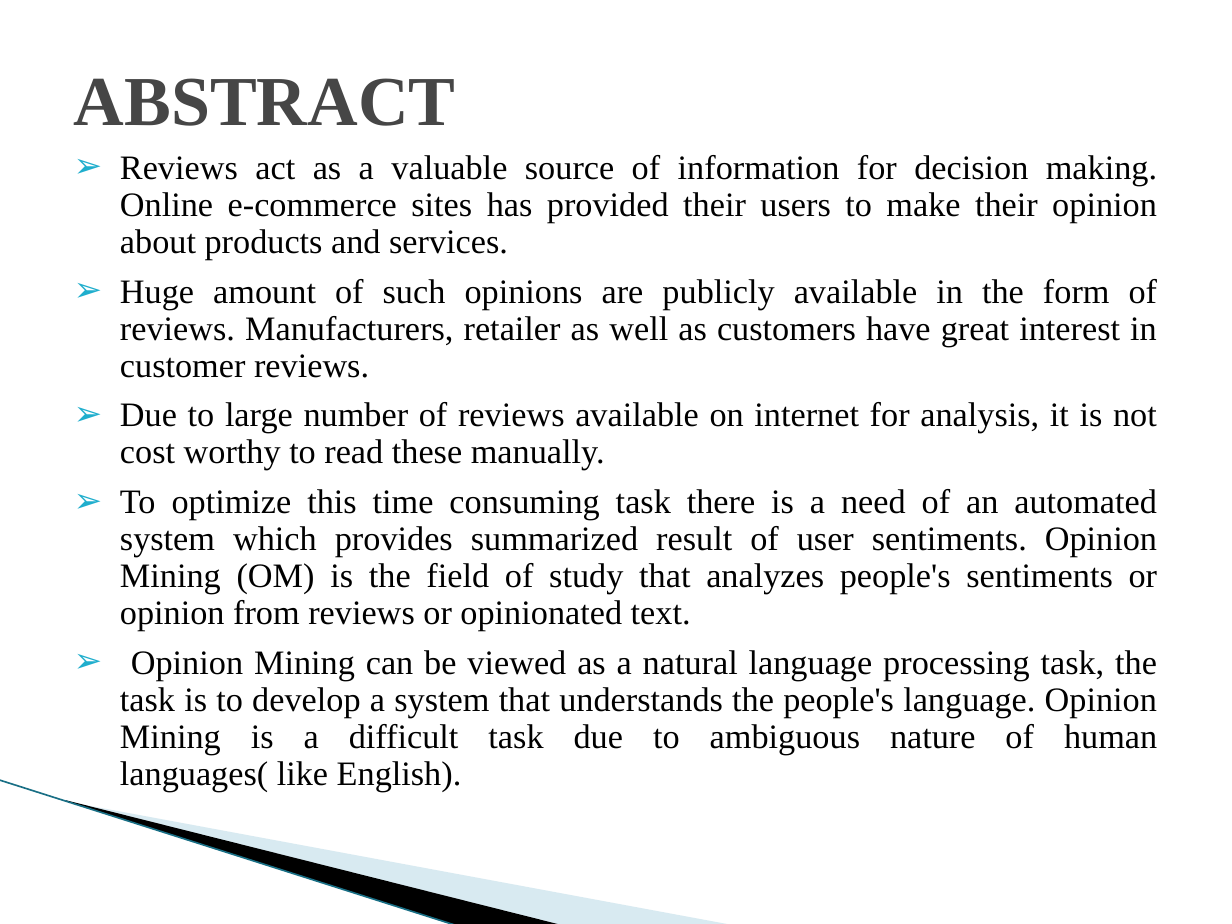
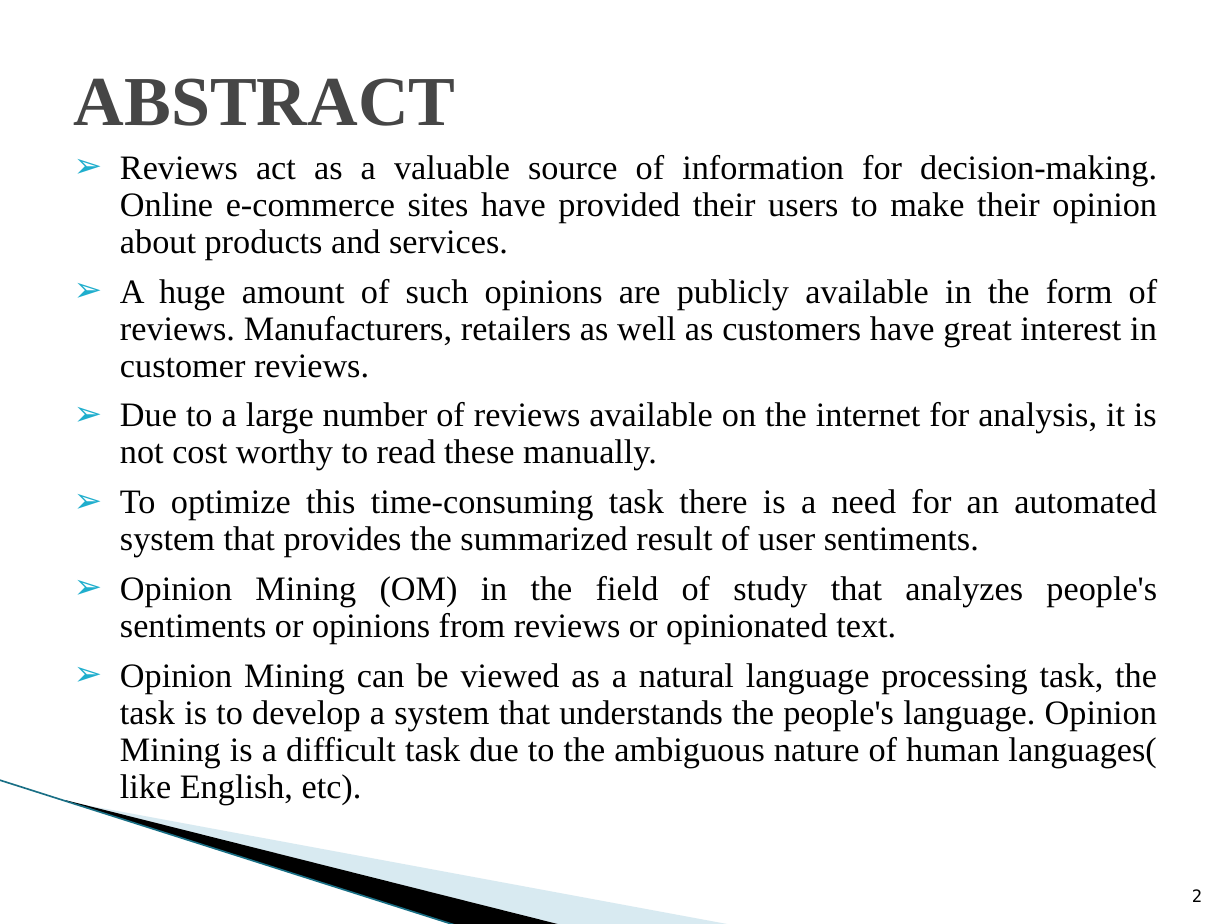
Before and after one commit to jjnanthakumar/D2-Twitter-Analysis-Project, a slide deck: slide 2 of Documents/D2_VIVA_FINAL_PPT.pptx. Drawn at 1232x924 pixels with LibreOffice and Linux fonts; fonts in the diff are those of the drawing; background and template pictures are left out. Boxes give left, top, right and bottom in pixels: in the first picture for what was removed or moved away, otherwise in the second. Text is boxed around its words. In the diff, an @@ line names an element or a change of style, - is before the commit and + after.

```diff
--- a/Documents/D2_VIVA_FINAL_PPT.pptx
+++ b/Documents/D2_VIVA_FINAL_PPT.pptx
@@ text at [120,155,1158,805]: text changed @@
-➢ Reviews act as a valuable source of information for decision making. Online e-commerce sites has provided their users to make their opinion about products and services.
-➢ Huge amount of such opinions are publicly available in the form of reviews. Manufacturers, retailer as well as customers have great interest in customer reviews.
-➢ Due to large number of reviews available on internet for analysis, it is not cost worthy to read these manually.
-➢ To optimize this time consuming task there is a need of an automated system which provides summarized result of user sentiments. Opinion Mining (OM) is the field of study that analyzes people's sentiments or opinion from reviews or opinionated text.
-➢ Opinion Mining can be viewed as a natural language processing task, the task is to develop a system that understands the people's language. Opinion Mining is a difficult task due to ambiguous nature of human languages( like English).
+➢ Reviews act as a valuable source of information for decision-making. Online e-commerce sites have provided their users to make their opinion about products and services.
+➢ A huge amount of such opinions are publicly available in the form of reviews. Manufacturers, retailers as well as customers have great interest in customer reviews.
+➢ Due to a large number of reviews available on the internet for analysis, it is not cost worthy to read these manually.
+➢ To optimize this time-consuming task there is a need for an automated system that provides the summarized result of user sentiments.
+➢ Opinion Mining (OM) in the field of study that analyzes people's sentiments or opinions from reviews or opinionated text.
+➢ Opinion Mining can be viewed as a natural language processing task, the task is to develop a system that understands the people's language. Opinion Mining is a difficult task due to the ambiguous nature of human languages( like English, etc).
@@ page number added at [1192,889,1202,902], 10 pt, text #000000 @@
+2
```
Also in this commit, not shown: 25 other slides changed, 2 slides added, 1 other file.
